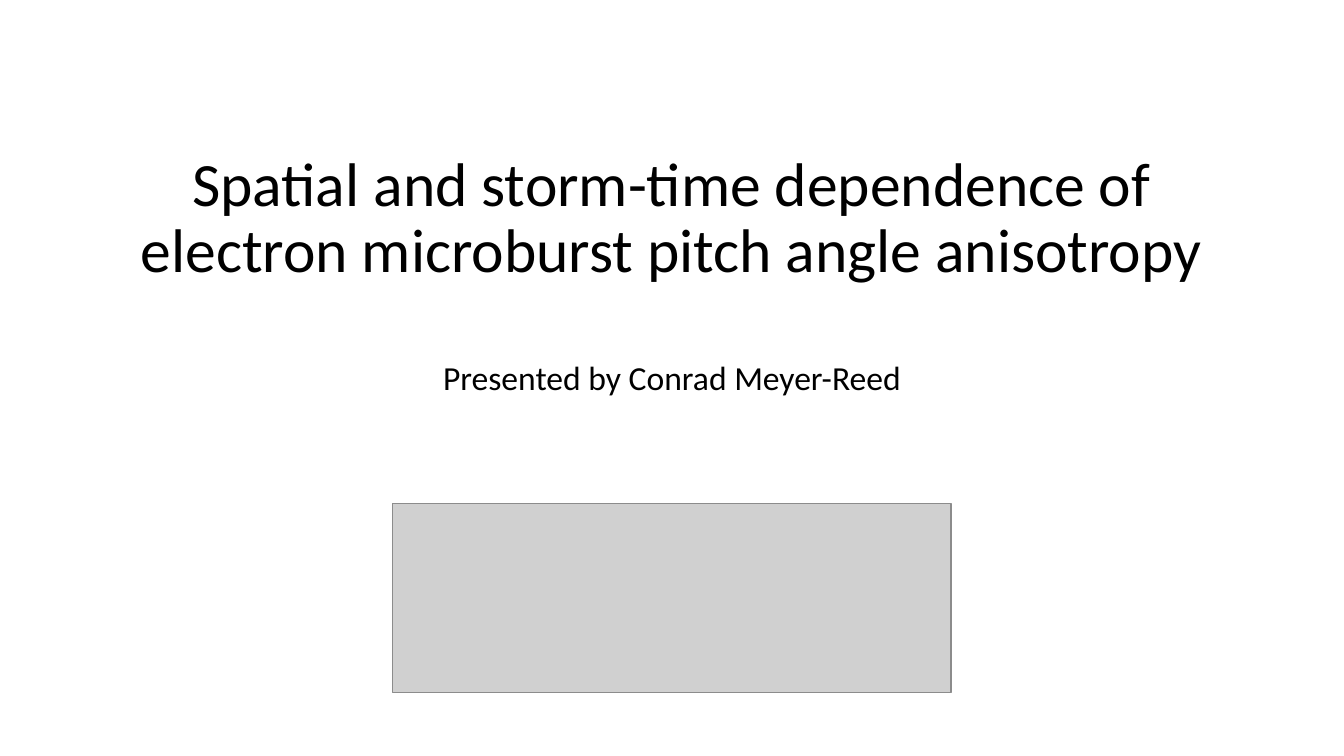
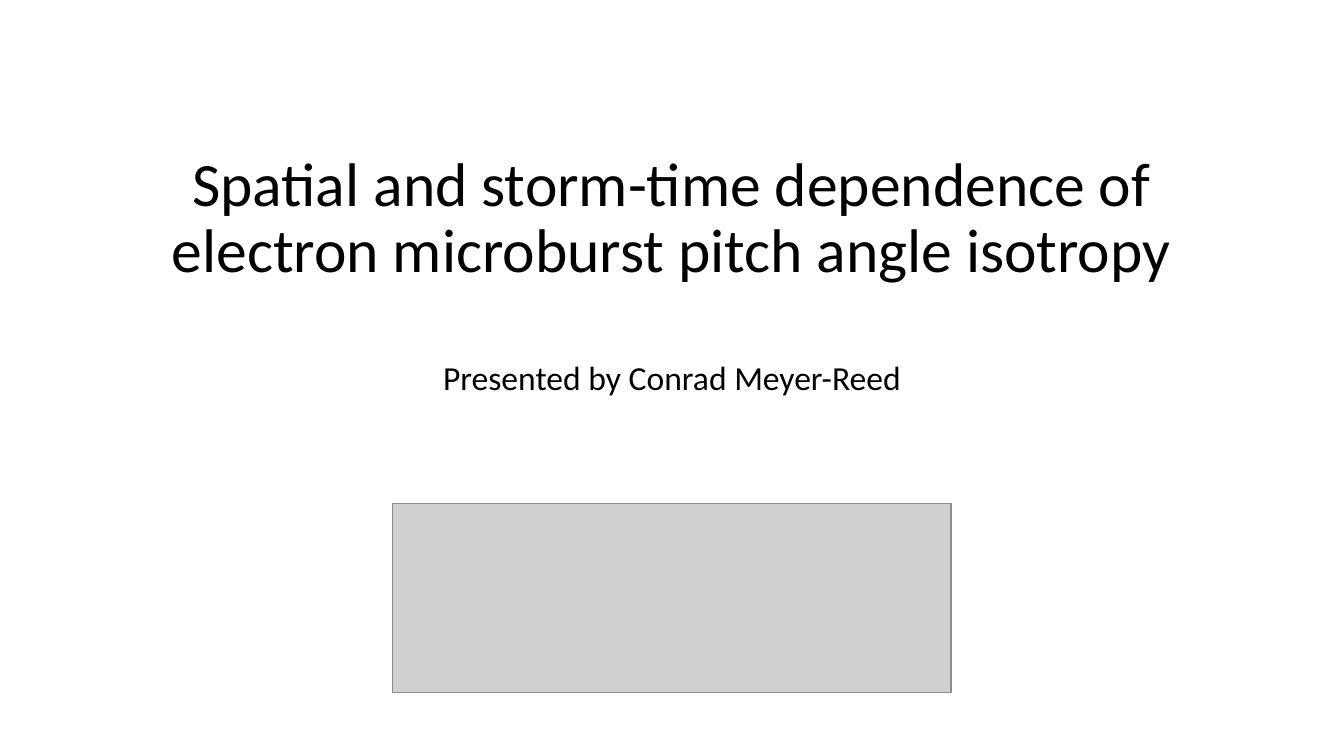
Before and after one commit to conradmr98/lasp-microburst-research, a slide deck: slide 1 of sampexlib/Concept Summaries/AGU Research Presentation (15min).pptx. Drawn at 1344x756 pixels with LibreOffice and Linux fonts; fonts in the diff are those of the drawing; grey boxes stand for pictures. Boxes give left, top, right and bottom in pixels: in the first picture for what was removed or moved away, otherwise in the second. Text is boxed around its words. In the diff, an @@ line names an element or a change of style, - is before the commit and + after.

```diff
--- a/sampexlib/Concept Summaries/AGU Research Presentation (15min).pptx
+++ b/sampexlib/Concept Summaries/AGU Research Presentation (15min).pptx
@@ title at (172,163,1170,283): text changed @@
-Spatial and storm-time dependence of electron microburst pitch angle anisotropy
+Spatial and storm-time dependence of electron microburst pitch angle isotropy
```
Also in this commit, not shown: 4 other slides changed, 7 slides added, 2 slides removed, 7 other files.
